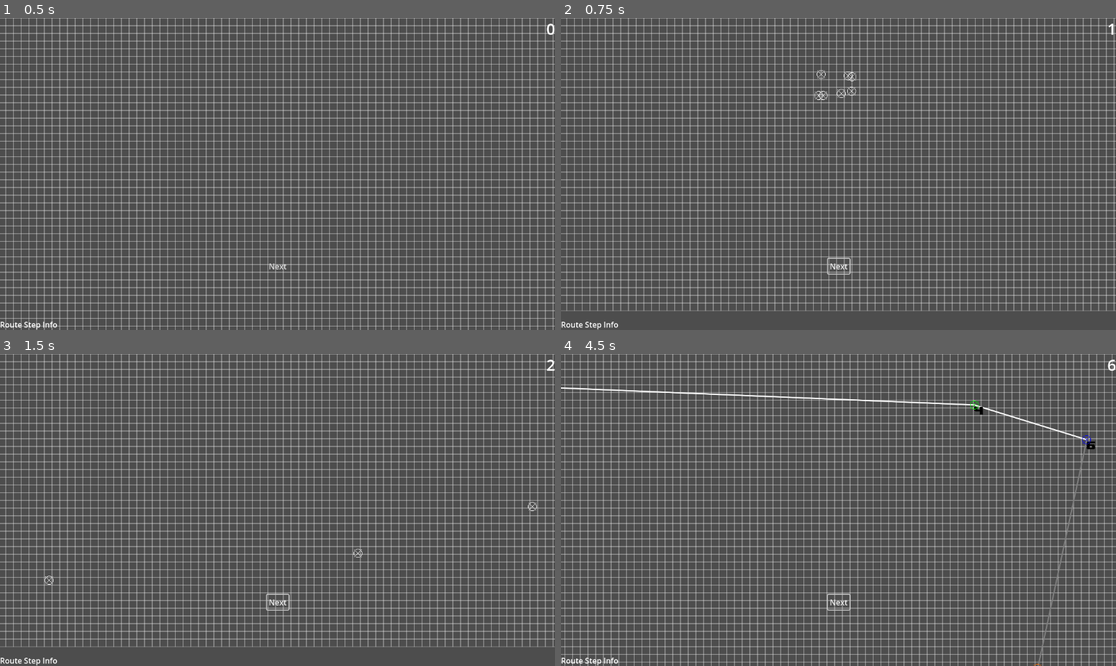
Above: before the commit, frames 1-4 (two rows, left to right).
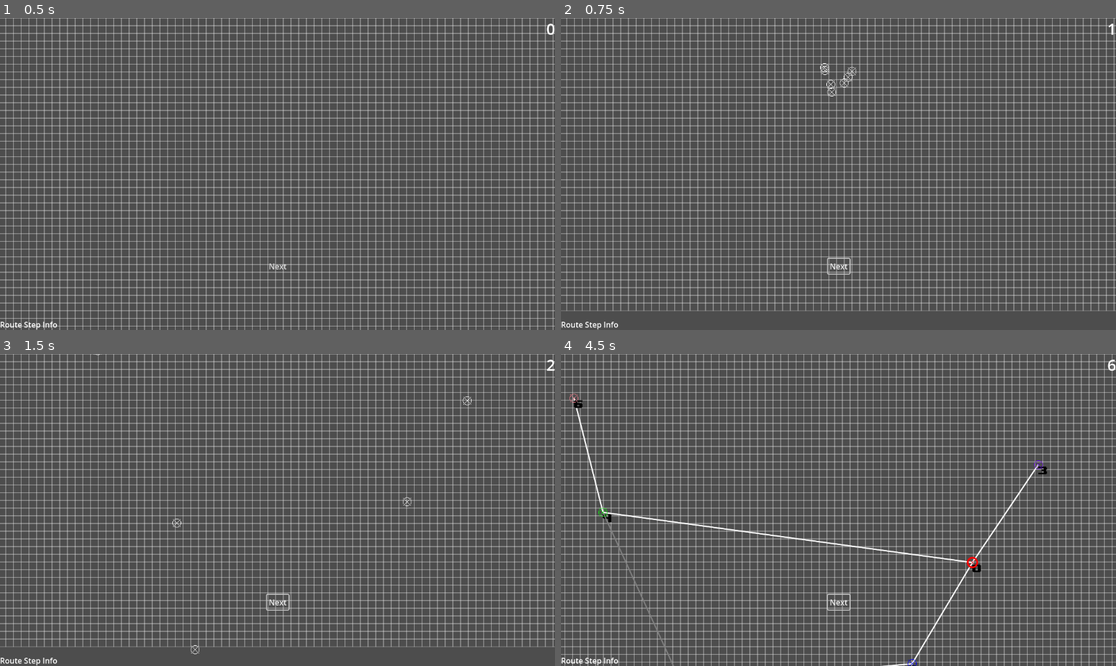
Above: after the commit, the same moments.

Repository: ionn232/Procedural-Generation-Applied-to-Metroidvania-Level-Design
Game: Godot game, scene res://scene/main_scene.tscn
Same seed, same stepped clock (60 frames per second), same inputs: the game is played once before the commit and once after it.
Inputs (mouse positions are in pixels of both pictures, inside the frame that each line leads up to):
- Up to frame 1 (0.5 s): no input
- Up to frame 2 (0.75 s): click "Next" at 0.5 s
- Up to frame 3 (1.5 s): click "Next" at 1.25 s
- Up to frame 4 (4.5 s): click "Next" at 2 s; tap Enter at 2.75, 4.25 s; move the mouse to (960, 494) at 2.77 s; press the mouse at (960, 494) at 2.78 s; tap Space at 3.5 s; move the mouse to (727, 525) at 3.52 s; release the mouse at (727, 525) at 3.53 s; tap Mouse wheel down (UnZoomTick) at 3.6 s; move the mouse to (894, 441) at 4.27 s; tap Mouse wheel up (ZoomTick) at 4.35 s

Frame 1 is identical in both runs. In frame 2, 0.2% of the frame differs, in the area x 45-54%, y 14-27%; in frame 3, 0.1%; in frame 4, 1.8%, in the area x 0-97%, y 10-100%.

Commit message:
step 10 actually works now

Diff:
--- a/class/abstract/connection_point.gd
+++ b/class/abstract/connection_point.gd
@@ -13,7 +13,7 @@
 	newPoint.relations = relations
 	return newPoint
 
-func add_connector_realtion(other_area_connector:ConnectionPoint, is_progress:bool):
+func add_connector_relation(other_area_connector:ConnectionPoint, is_progress:bool):
 	if !(area_relations.has(other_area_connector)):
 		area_relations.push_back(other_area_connector)
 		area_relation_is_progress.push_back(is_progress)
--- a/class/map_generator.gd
+++ b/class/map_generator.gd
@@ -17,7 +17,7 @@
 
 func _ready() -> void: ##level, map initializations // rng seeding
 	ui.stage_changed.connect(_stage_handler.bind())
-	rng.seed = hash("5")
+	rng.seed = hash("3")
 
 	#initialize map
 	Level.map_size_x = map_size_x
@@ -171,10 +171,6 @@
 		progression_routes[expanding_area_index].push_back(available_routes[expanding_area_index].pop_at(route_index))
 		for current_route_list in available_routes: #TODO: introduce randomness (allow multiple entries to new area)
 			current_route_list.erase(new_area)
-			#TODO decide if saved to progression or not instead of saving to backtracking
-			#var index:int = current_route_list.find(new_area)
-			#if index != -1:
-				#backtrack_routes[i].push_back(current_route_list.pop_at(index))
 		#fill table: add routes from next area to unseen areas
 		for route_dest:AreaPoint in ordered_areas[i].relations:
 			if !ordered_areas.has(route_dest):
@@ -301,21 +297,50 @@
 				if  distance_sq < min_distance:
 					best_potential_current_connection = potential_connection
 					min_distance = distance_sq
-			#replace points for connection points, assign connection, add to areapoint
-			var connection_current:ConnectionPoint = ConnectionPoint.createNew(best_potential_current_connection.position)
-			var connection_related:ConnectionPoint = ConnectionPoint.createNew(best_potential_related_connection.position)
+
+			#replace points for connection points if applicable, assign connection, add to areapoint
 			var is_progress:bool = current_area.relation_is_progress[j]
-			connection_current.add_connector_realtion(connection_related, is_progress)
-			connection_related.add_connector_realtion(connection_current, is_progress)
-			current_area.subpoints.erase(best_potential_current_connection)
-			related_area.subpoints.erase(best_potential_related_connection)
-			best_potential_current_connection.queue_free()
-			best_potential_related_connection.queue_free()
-			current_area.subpoints.push_back(connection_current)
-			related_area.subpoints.push_back(connection_related)
-			current_area.add_subarea_nodes()
-			related_area.add_subarea_nodes()
-			current_area.queue_redraw() #TODO make redraws better
+
+			if (best_potential_current_connection is ConnectionPoint) && !(best_potential_related_connection is ConnectionPoint):
+				var connection_related:ConnectionPoint = ConnectionPoint.createNew(best_potential_related_connection.pos)
+				best_potential_current_connection.add_connector_relation(connection_related, is_progress)
+				connection_related.add_connector_relation(best_potential_current_connection, is_progress)
+				related_area.remove_child(best_potential_related_connection)
+				var index:int = related_area.subpoints.find(best_potential_related_connection)
+				related_area.subpoints[index] = connection_related
+				related_area.add_subarea_nodes()
+				best_potential_related_connection.queue_free()
+			elif !(best_potential_current_connection is ConnectionPoint) && (best_potential_related_connection is ConnectionPoint):
+				var connection_current:ConnectionPoint = ConnectionPoint.createNew(best_potential_current_connection.pos)
+				best_potential_related_connection.add_connector_relation(connection_current, is_progress)
+				connection_current.add_connector_relation(best_potential_related_connection, is_progress)
+				current_area.remove_child(best_potential_current_connection)
+				var index:int = current_area.subpoints.find(best_potential_current_connection)
+				current_area.subpoints[index] = connection_current
+				current_area.add_subarea_nodes()
+				best_potential_current_connection.queue_free()
+			elif (best_potential_current_connection is ConnectionPoint) && (best_potential_related_connection is ConnectionPoint):
+				best_potential_current_connection.add_connector_relation(best_potential_related_connection, is_progress)
+				best_potential_related_connection.add_connector_relation(best_potential_current_connection, is_progress)
+			else:
+				var connection_related:ConnectionPoint = ConnectionPoint.createNew(best_potential_related_connection.pos)
+				var connection_current:ConnectionPoint = ConnectionPoint.createNew(best_potential_current_connection.pos)
+				connection_current.add_connector_relation(connection_related, is_progress)
+				current_area.remove_child(best_potential_current_connection)
+				var index:int = current_area.subpoints.find(best_potential_current_connection)
+				current_area.subpoints[index] = connection_current
+				current_area.add_subarea_nodes()
+				best_potential_current_connection.queue_free()
+
+				connection_related.add_connector_relation(connection_current, is_progress)
+				related_area.remove_child(best_potential_related_connection)
+				index = related_area.subpoints.find(best_potential_related_connection)
+				related_area.subpoints[index] = connection_related
+				related_area.add_subarea_nodes()
+				best_potential_related_connection.queue_free()
+
+
+		current_area.queue_redraw()
 
 func step_11(): ##establish relations between area subpoints
 	for current_area:AreaPoint in Level.area_points:
@@ -355,9 +380,9 @@
 		angle_candidates[existing_index] = angles[existing_index]
 		existing_relation.relations.erase(current_point)
 	current_point.relations.resize(0)
-	#compare angles and distances, decide area relations
+	#compare angles and distances, decide point relations
 	decide_relations(points, current_point, angles, angle_candidates)
-	#establish relations between current area and each final candidate
+	#establish relations between current point and each final candidate
 	for j:int in range(len(points)):
 		var final_candidate = angle_candidates[j]
 		if !final_candidate: continue
@@ -368,15 +393,15 @@
 func decide_relations(points:Array, current_point:Point, angles:Array, angle_candidates:Array):
 	#var max_distance :float = (map_size_x + map_size_y)*16 / float(number_of_areas * 0.1) #TODO: tweak n use this maybe
 	for j:int in range(len(points)):
-		var second_area_angle = angles[j]
-		if !second_area_angle: continue
-		#check if area is suitable
+		var second_point_angle = angles[j]
+		if !second_point_angle: continue
+		#check if point is suitable
 		var suitable = true
 		for k:int in range(len(points)):
 			var existing_relation_angle = angle_candidates[k]
 			if j==k: continue
 			if !existing_relation_angle: continue
-			if abs(existing_relation_angle - second_area_angle) < MIN_ANGULAR_DISTANCE:
+			if abs(existing_relation_angle - second_point_angle) < MIN_ANGULAR_DISTANCE:
 				suitable = false
 				var distance_existing:float = current_point.pos.distance_squared_to(points[k].global_position)
 				var distance_new:float = current_point.pos.distance_squared_to(points[j].global_position)
@@ -384,23 +409,23 @@
 					angle_candidates[k] = null
 					angle_candidates[j] = angles[j]
 		if suitable:
-			angle_candidates[j] = second_area_angle #TODO: introduce randomness to make it more interesting
+			angle_candidates[j] = second_point_angle #TODO: introduce randomness to make it more interesting
 
 func join_stragglers(points:Array):
 	for current_point:Point in points:
 		if len(current_point.relations) == 0:
 			print('straggling point: ', points.find(current_point))
 			var min_dist:float = INF
-			var closest_area_index:int
+			var closest_point_index:int
 			for i:int in range(len(points)):
 				var second_point:Point = points[i]
 				if current_point == second_point: continue
 				var distance_sq:float = current_point.global_position.distance_squared_to(second_point.global_position)
 				if distance_sq < min_dist:
 					min_dist = distance_sq
-					closest_area_index = i
-			current_point.relations.push_back(points[closest_area_index])
-			points[closest_area_index].relations.push_back(current_point)
+					closest_point_index = i
+			current_point.relations.push_back(points[closest_point_index])
+			points[closest_point_index].relations.push_back(current_point)
 
 func DEBUG_check_parity():
 	var parity = true
--- a/static_resources/utils.gd
+++ b/static_resources/utils.gd
@@ -45,12 +45,12 @@
 
 const area_colors : Array[Color] = [
 	Color.RED,
-	Color.TEAL,
+	Color.BLUE,
 	Color.YELLOW,
 	Color.PURPLE,
 	Color.GREEN,
 	Color.ORANGE,
-	Color.BLUE,
+	Color.LIGHT_PINK,
 	Color.AQUA,
 	Color.MAGENTA,
 	Color.LIME,
@@ -61,7 +61,7 @@
 	Color.OLIVE,
 	Color.CYAN,
 	Color.BROWN,
-	Color.LIGHT_PINK,
+	Color.TEAL,
 	Color.DARK_GREEN,
 	Color.GOLD,
 	Color.INDIGO,
